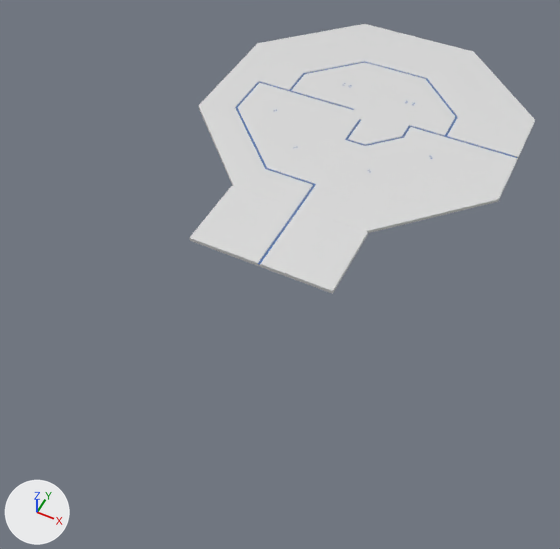
Before and after pictures for a commit that changed the FBX model Wasser/Assets/Models/Umgebung/boden.fbx.
One viewpoint serves both versions: a camera (50 mm lens) standing at (7.5, -21.8, 16.8) and looking at (0.1, -7.0, -1.6). Every picture has the same lights, and +X, +Y and +Z are marked at lower left. Vertices at the same position are counted once.

Script lines for the objects in view, before the commit:
```python
me_circle = bpy.data.meshes.new('Circle')
me_circle.from_pydata(...)  # 26298 vertices, 26064 faces; spans x -5.54..5.54, y -5.54..5.54, z -0.12..0.0
# faces by material slot: [21776, 4288]
me_circle.materials.append(mat_bodenplatten)  # white #e7e7e7
me_circle.materials.append(mat_boden_metall)  # grey #929292
me_circle_010 = bpy.data.meshes.new('Circle.010')
me_circle_010.from_pydata([(-2.28, -5.51, -0.02), (2.28, -5.51, -0.02), (5.51, -2.28, -0.02), (2.28, 5.51, -0.02), (-5.51, 2.28, -0.02), (5.51, 2.28, -0.02), (-2.28, 5.51, -0.02), (-5.51, -2.28, -0.02), (-2.28, -8.18, -0.02), (2.28, -8.18, -0.02)], [], [(1, 2, 5, 3, 6, 4, 7, 0), (1, 0, 8, 9)])
me_circle_010.materials.append(mat_glas)  # white #e7e7e7
me_circle_018 = bpy.data.meshes.new('Circle.018')
me_circle_018.from_pydata(...)  # 303 vertices, 238 faces; spans x -2.38..2.38, y -8.19..-5.54, z -0.12..0.0
# faces by material slot: [188, 50]
me_circle_018.materials.append(mat_bodenplatten)  # white #e7e7e7
me_circle_018.materials.append(mat_boden_metall)  # grey #929292
ob_boden_erweiterung = bpy.data.objects.new('Boden-Erweiterung', me_circle_018)
ob_boden_erweiterung.location = (0.0, 0.0, 0.0)
ob_boden_glas = bpy.data.objects.new('Boden-Glas', me_circle_010)
ob_boden_glas.location = (0.0, 0.0, 0.0)
ob_bodenplatten = bpy.data.objects.new('Bodenplatten', me_circle)
ob_bodenplatten.location = (0.0, 0.0, 0.0)
```
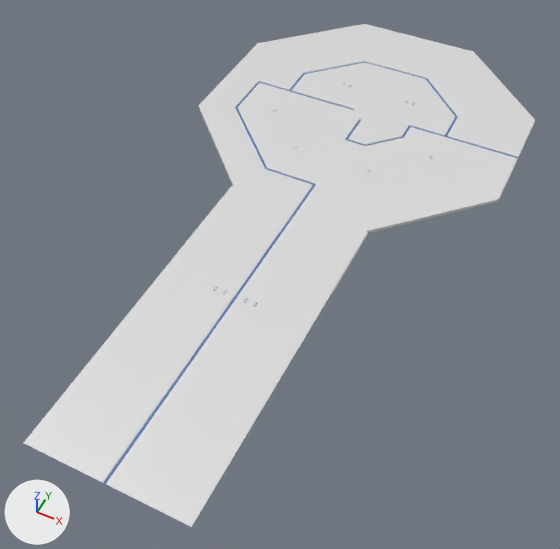
Boxes [x1, y1, x2, y2] around the edits, measured in the pictures (560 x 549 px; the box of a moved part takes in the faces that stretch with it):
'Boden-Erweiterung-2', added: after [24, 238, 332, 527]
    faces in mat_bodenplatten (white #e7e7e7): [24, 238, 332, 527]
'Boden-Glas', reshaped: before [201, 61, 517, 288]; after [103, 61, 517, 484]
'Boden-Highlight', reshaped (not visible before): after [27, 445, 188, 526]
part 2 of me_circle_010, moved or reshaped: before [201, 208, 323, 288]; after [103, 208, 299, 484]

The change, as a list of edits to the scene's bpy script:
```text
Change me_circle_010:
    where me_circle_010.from_pydata(...)  # 10 vertices, 2 faces; spans x -5.51..5.51, y -8.18..5.51, z -0.02
    used by ob_boden_glas; location = (0.0, 0.0, 0.0)
    me_circle_010 part 2
    me_circle_010.vertices[8].co: (-2.28, -8.18, -0.02) -> (-2.28, -16.01, -0.02)  # pixel (192, 239) -> pixel (26, 444)
    me_circle_010.vertices[9].co: (2.28, -8.18, -0.02) -> (2.28, -16.01, -0.02)  # pixel (329, 290) -> pixel (187, 525)
Change me_circle_012:
    used by ob_boden_highlight; location = (0.0, 0.0, 0.0)
    remove me_circle_012.from_pydata(...)  # 18 vertices, 11 faces; spans x -5.51..5.51, y -8.18..5.51, z -0.03
    add me_circle_012.from_pydata(...)  # 10 vertices, 2 faces; spans x -5.51..5.51, y -16.01..5.51, z -0.03
    me_circle_012 part 1
    10 vertices are removed from x -5.51..5.51, y -8.18..5.51, z -0.03
    10 faces are deleted
    2 vertices are added at (-2.28, -16.01, -0.03), (2.28, -16.01, -0.03)
    1 new face joins them
Add me_circle_024:
    me_circle_024.from_pydata(...)  # 78 vertices, 38 faces; spans x -2.38..2.38, y -16.01..-8.17, z -0.05..0.0
    # faces by material slot: [28, 10]
    me_circle_024.materials.append(mat_bodenplatten)  # white #e7e7e7
    me_circle_024.materials.append(mat_boden_metall)  # grey #929292
Add ob_boden_erweiterung_2:
    ob_boden_erweiterung_2 = bpy.data.objects.new('Boden-Erweiterung-2', me_circle_024)
    ob_boden_erweiterung_2.location = (0.0, 0.0, 0.0)
```
